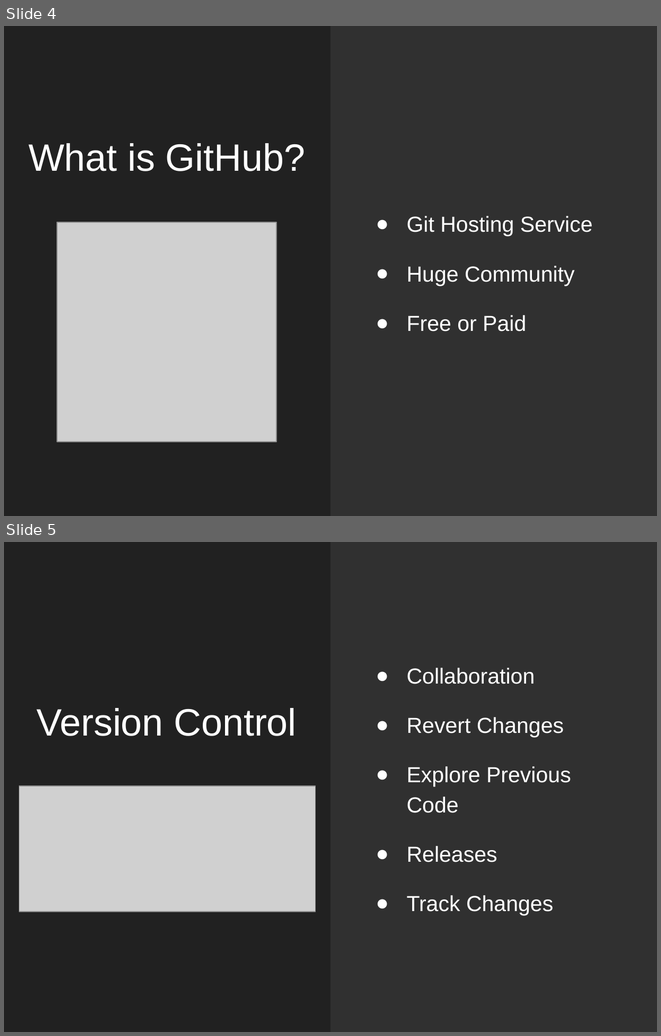
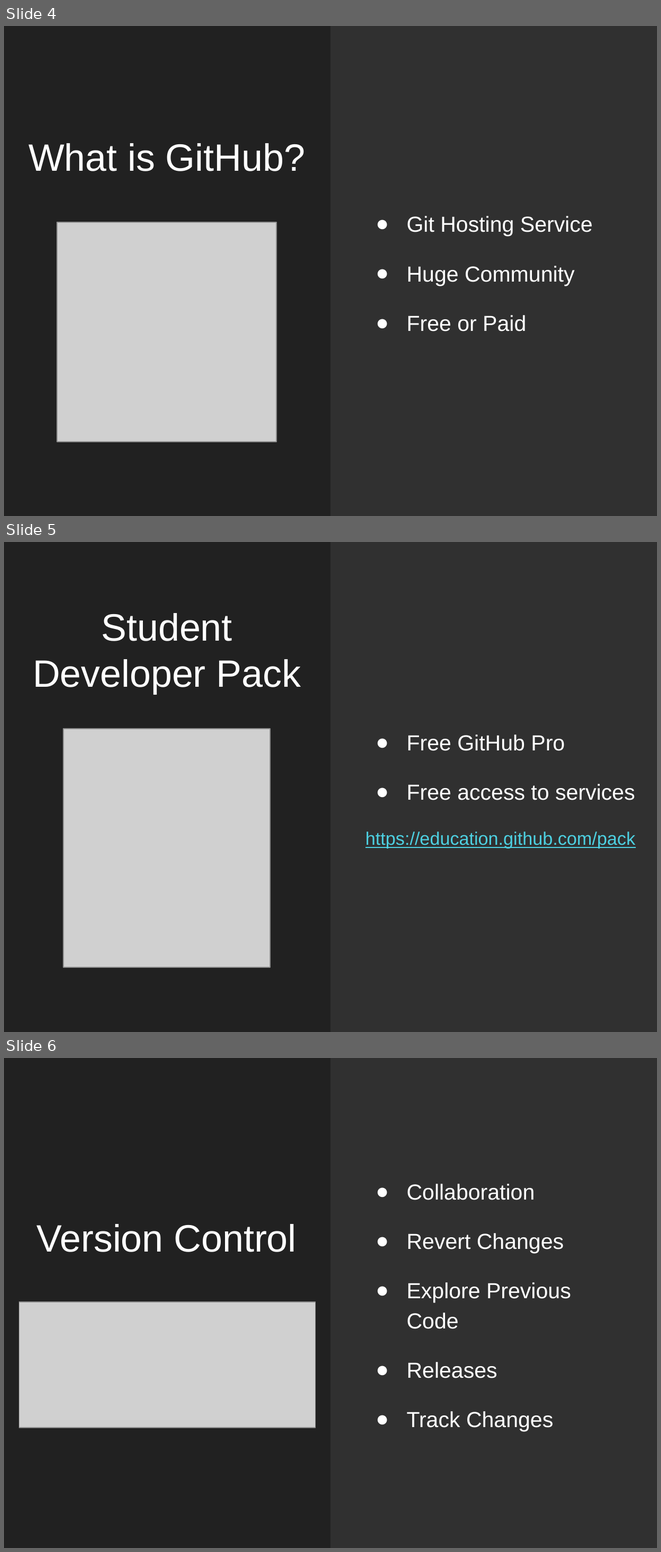
Before and after one commit to GinoCubeddu/Worcester-Future-Week-Git-Talk, a slide deck: IntroductionToGitAndGitHub.pptx. Shown one above the other, each under a label of ours: slides 4 and 5 before the commit, slides 4, 5 and 6 after it. The pictures are 661x1036 and 661x1552 pixels, drawn with LibreOffice and Linux fonts; fonts in the diff are those of the drawing; grey boxes stand for pictures. Boxes give left, top, right and bottom in pixels: in the first picture for what was removed or moved away, otherwise in the second. Text is boxed around its words. In the diff, an @@ line names an element or a change of style, - is before the commit and + after.

```diff
--- a/IntroductionToGitAndGitHub.pptx
+++ b/IntroductionToGitAndGitHub.pptx
@@ slide 5 added at (4,542,657,1032), background #212121; not listed: 1 template element that a slide beside it also shows @@
@@ title added at (33,613,301,694), 31.5 pt, text #FFFFFF @@
+Student Developer Pack
@@ picture added at (63,729,271,967) @@
@@ text added at (365,734,635,848), 18 pt, text #FFFFFF @@
+● Free GitHub Pro
+● Free access to services
+https://education.github.com/pack
@@ what was slide 5 is now slide 6 @@
```
Also in this commit, not shown: 1 slide removed, 4 other files.
